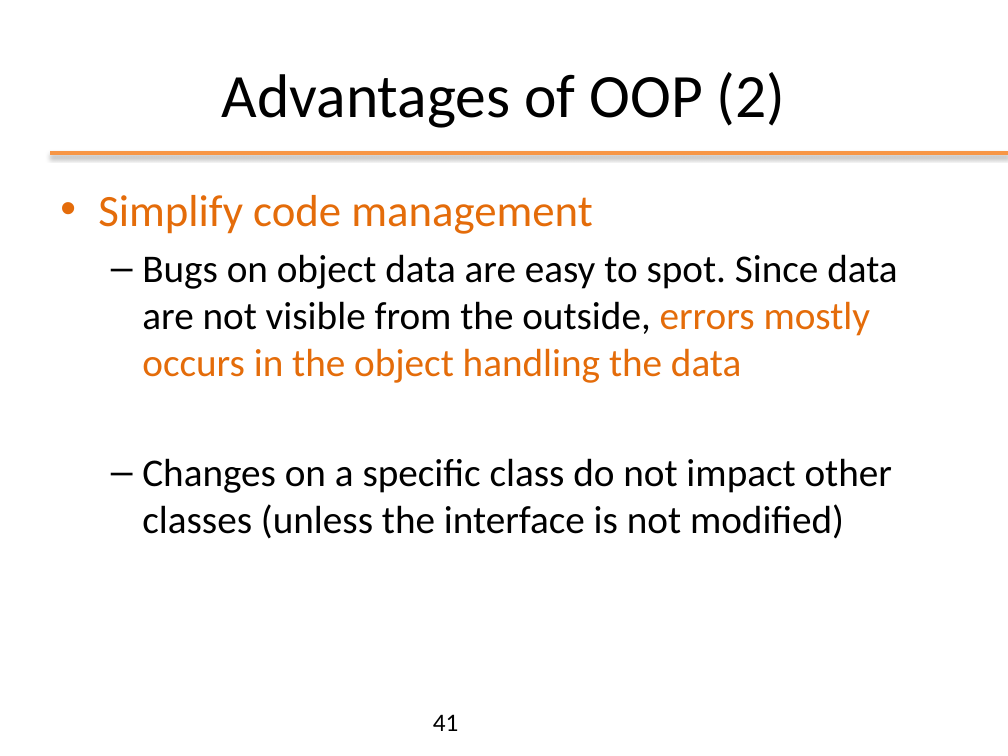
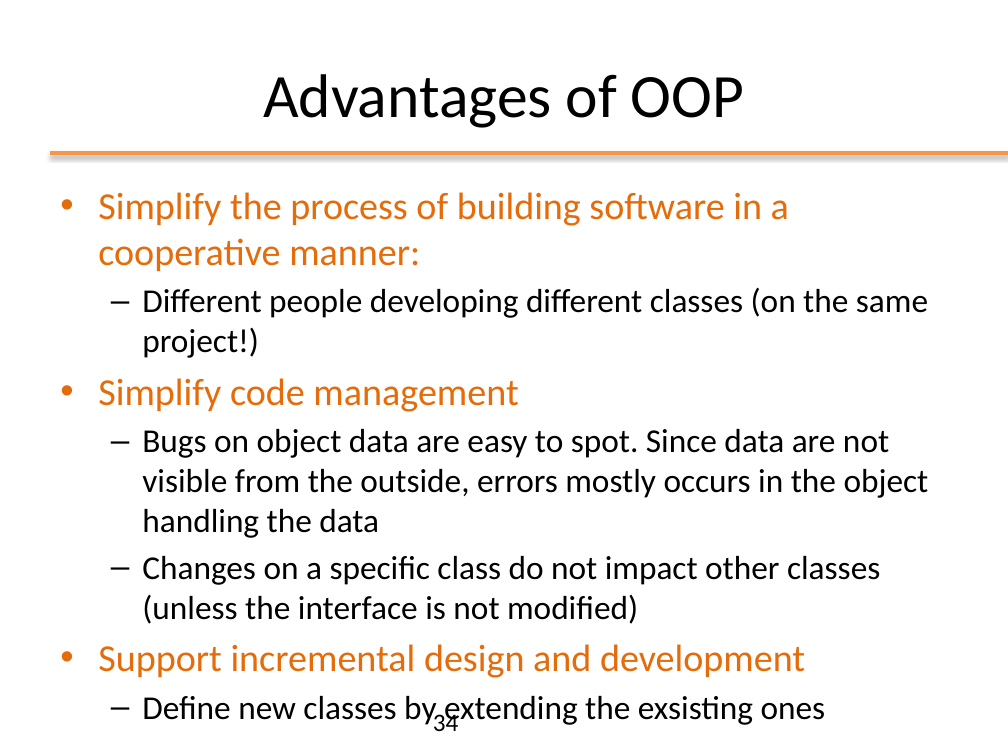
Before and after one commit to matt498/ooprogramming, a slide deck: slide 34 of slides/ppt/01_FromCtoJava.pptx (slide 41 before the commit). Drawn at 1008x756 pixels with LibreOffice and Linux fonts; fonts in the diff are those of the drawing; background and template pictures are left out. Boxes give left, top, right and bottom in pixels: in the first picture for what was removed or moved away, otherwise in the second. Text is boxed around its words. In the diff, an @@ line names an element or a change of style, - is before the commit and + after.

```diff
--- a/slides/ppt/01_FromCtoJava.pptx
+++ b/slides/ppt/01_FromCtoJava.pptx
@@ title at (263,74,744,128): text changed @@
-Advantages of OOP (2)
+Advantages of OOP
@@ text at (98,192,928,358): paragraphs added @@
+• Simplify the process of building software in a cooperative manner:
+  – Different people developing different classes (on the same project!)
@@ text at (98,378,929,624): size 32 to 27.2 pt in "Simplify code management"; size 28 to 23.8 pt in "Bugs on object data are easy to ...", "Changes on a specific class do not ..."; text colour #E46C0A to #000000 in "errors mostly occurs in the object handling ..." @@
@@ text at (98,644,826,728): paragraphs added @@
+• Support incremental design and development
+  – Define new classes by extending the exsisting ones
@@ page number at (433,711,459,731): text changed @@
-41
+34
```
Also in this commit, not shown: 20 other slides changed, 6 slides added, 14 slides removed, 6 other files.
